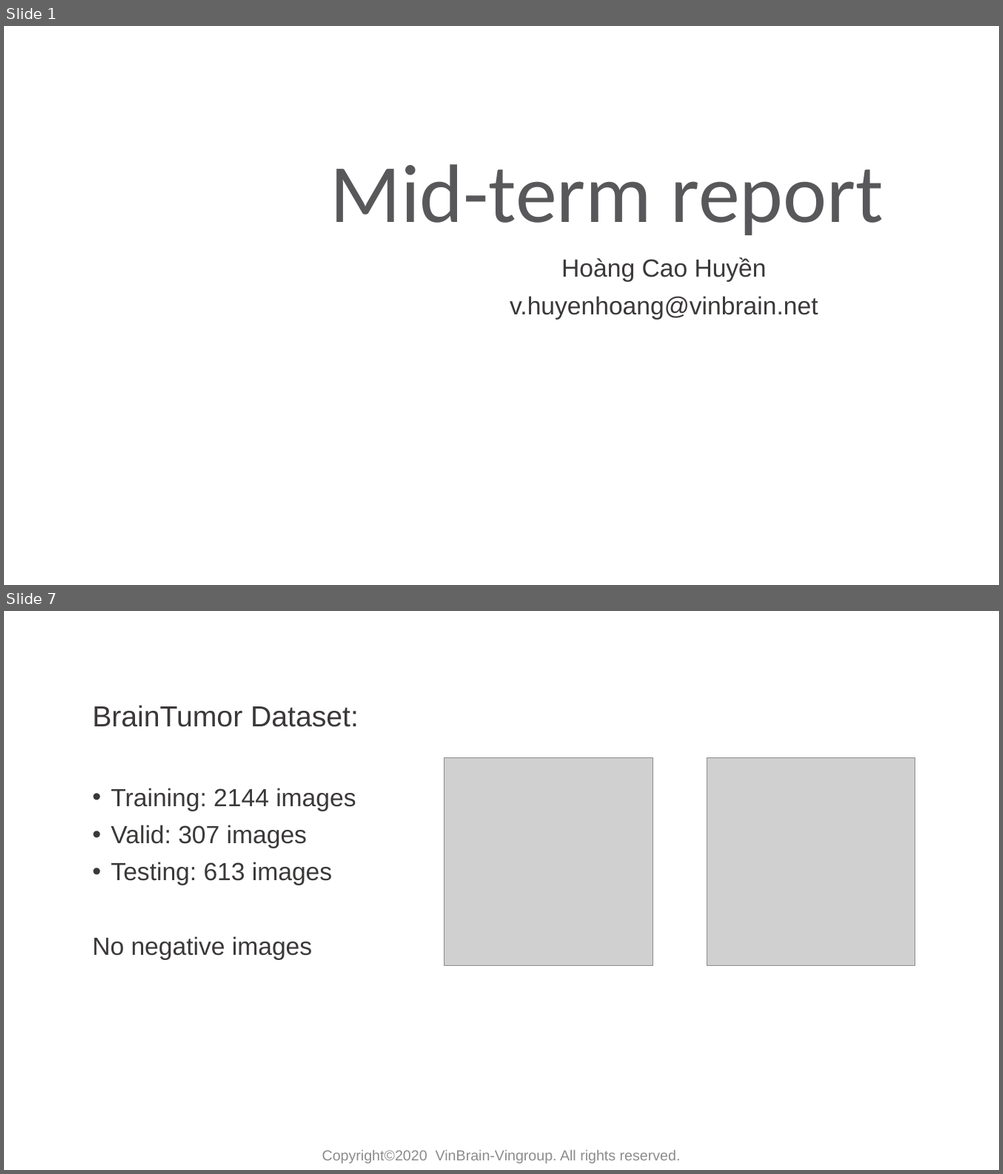
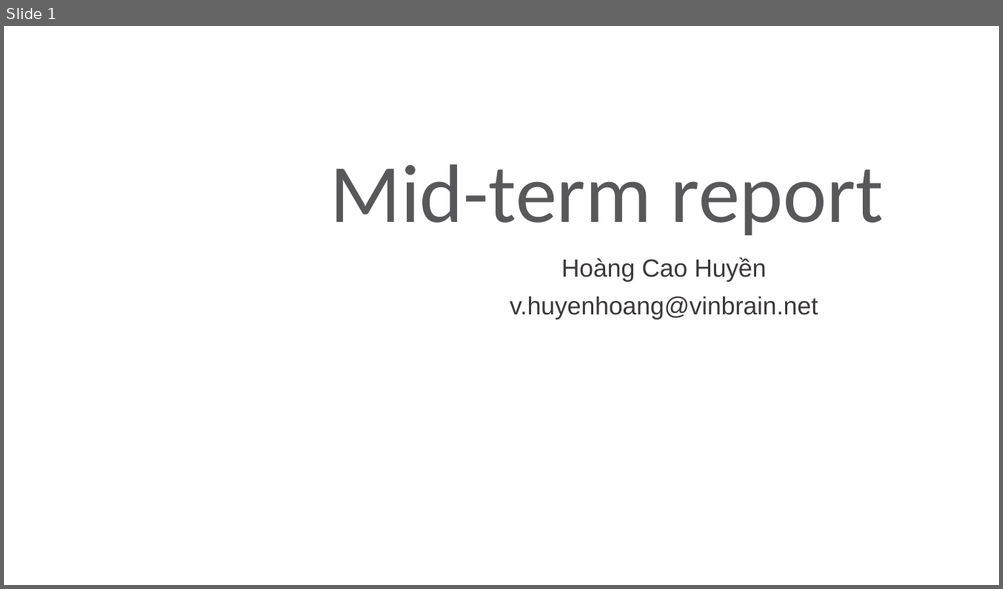
Before and after one commit to huyentls1114/vinbrain-internship, a slide deck: mid_term/mid_term.pptx. Shown one above the other, each under a label of ours: slides 1 and 7 before the commit, slide 1 after it; the slides between them are not shown. The pictures are 1003x1174 and 1003x589 pixels, drawn with LibreOffice and Linux fonts; fonts in the diff are those of the drawing; grey boxes stand for pictures; background and template pictures are left out. Boxes give left, top, right and bottom in pixels: in the first picture for what was removed or moved away, otherwise in the second. Text is boxed around its words. In the diff, an @@ line names an element or a change of style, - is before the commit and + after.

```diff
--- a/mid_term/mid_term.pptx
+++ b/mid_term/mid_term.pptx
@@ slide 7 removed at [4, 611, 999, 1170], background #FFFFFF @@
@@ title removed at [73, 612, 930, 679] @@
-Segmentation problem
@@ text removed at [92, 705, 358, 960] @@
-BrainTumor Dataset:
-• Training: 2144 images
-• Valid: 307 images
-• Testing: 613 images
-No negative images
@@ picture removed at [444, 758, 652, 966] @@
@@ picture removed at [707, 758, 915, 966] @@
@@ text removed at [322, 1150, 680, 1164] @@
-Copyright©2020 VinBrain-Vingroup. All rights reserved.
```
Also in this commit, not shown: 8 slides changed, 5 slides added, 5 other slides removed, 5 other files.
